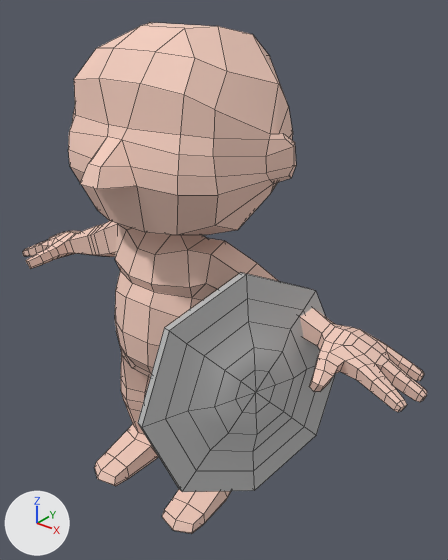
The FBX model Assets/Hero/hero_walk.fbx as it was, and as the next commit left it.
Both versions are drawn from a 50 mm camera at (0.522, -0.491, 0.694) aimed at (0.064, 0.081, 0.339). The axes (+X, +Y, +Z) are drawn at lower left. The lights are the same throughout. Mesh edges are drawn as thin lines. Where no turn or scale is listed for an object, it has been applied to the vertices.

The scene before the commit, as lines of its bpy script (objects in view):
```python
me_mesh = bpy.data.meshes.new('Mesh')
me_mesh.from_pydata(...)  # 730 vertices, 740 faces; spans x -0.345..0.345, y -0.075..0.191, z 0.006..0.647
me_mesh.materials.append(mat_model_boneco_05_blinn1)  # beige #f4cdbd
me_mesh_001 = bpy.data.meshes.new('Mesh.001')
me_mesh_001.from_pydata(...)  # 49 vertices, 48 faces; spans x -0.045..0.054, y -0.132..0.129, z -0.135..0.136
me_mesh_001.materials.append(mat_lambert1)  # grey #bcbcbc
ob_model1_pcylinder1 = bpy.data.objects.new('model1:pCylinder1', me_mesh_001)
ob_model1_pcylinder1.location = (0.172, -0.015, 0.274)
ob_model_polysurface3 = bpy.data.objects.new('model:polySurface3', me_mesh)
ob_model_polysurface3.location = (0.0, 0.0, 0.0)
```
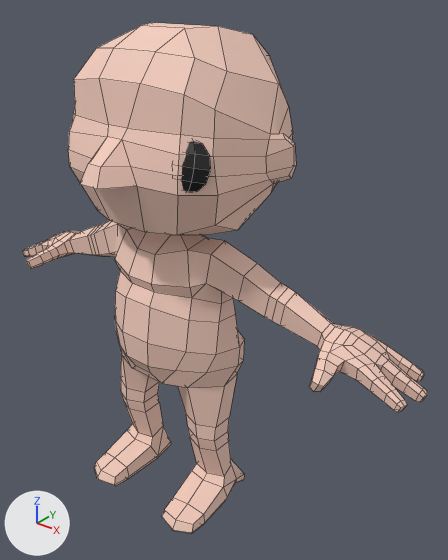
Pixel boxes (x1, y1, x2, y2) of what changed, in the pictures (448 x 560 px):
```json
{"object": "model1:pCylinder1", "change": "deleted", "before": [138, 273, 336, 492]}
{"object": "olhos:pSphere4", "change": "added", "after": [181, 141, 211, 193], "on screen": "black"}
```

Edits to the scene script, one JSON object a line:
```json
{"op": "add", "block": "mat_olhos_phong1", "code": ["mat_olhos_phong1 = principled_material('olhos:phong1')", "mat_olhos_phong1.base_color = (0.0, 0.0, 0.0)  # black #000000", "mat_olhos_phong1.roughness = 0.553"]}
{"op": "add", "block": "me_mesh_002", "code": ["me_mesh_002 = bpy.data.meshes.new('Mesh.002')", "me_mesh_002.from_pydata(...)  # 32 vertices, 36 faces; spans x -0.027..0.027, y -0.0141..0.0141, z -0.0279..0.0279", "me_mesh_002.materials.append(mat_olhos_phong1)  # black #000000"]}
{"op": "remove", "block": "ob_model1_pcylinder1", "code": ["ob_model1_pcylinder1 = bpy.data.objects.new('model1:pCylinder1', me_mesh_001)", "ob_model1_pcylinder1.location = (0.172, -0.015, 0.274)"]}
{"op": "add", "block": "ob_olhos_psphere4", "code": ["ob_olhos_psphere4 = bpy.data.objects.new('olhos:pSphere4', me_mesh_002)", "ob_olhos_psphere4.location = (0.092, -0.014, 0.516)"]}
```
